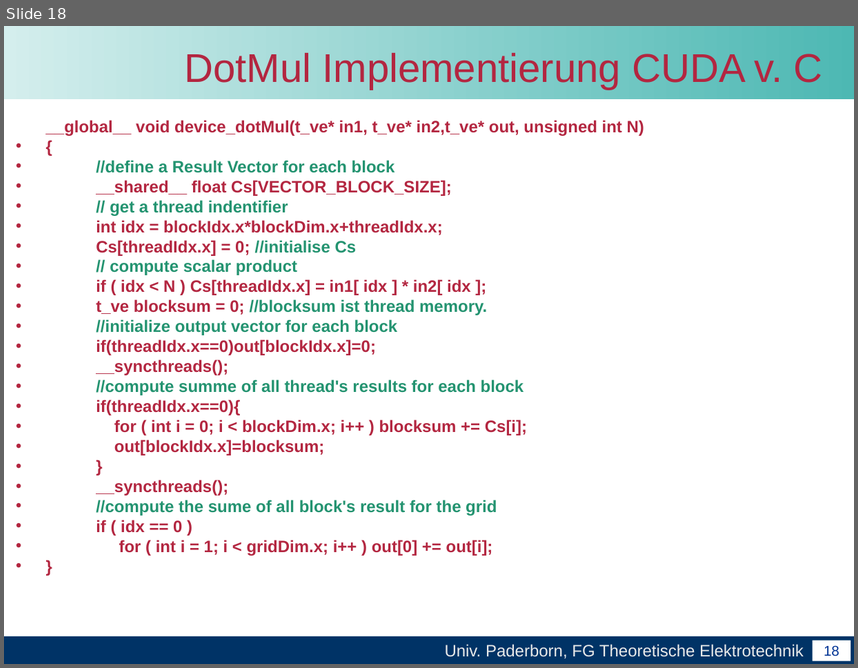
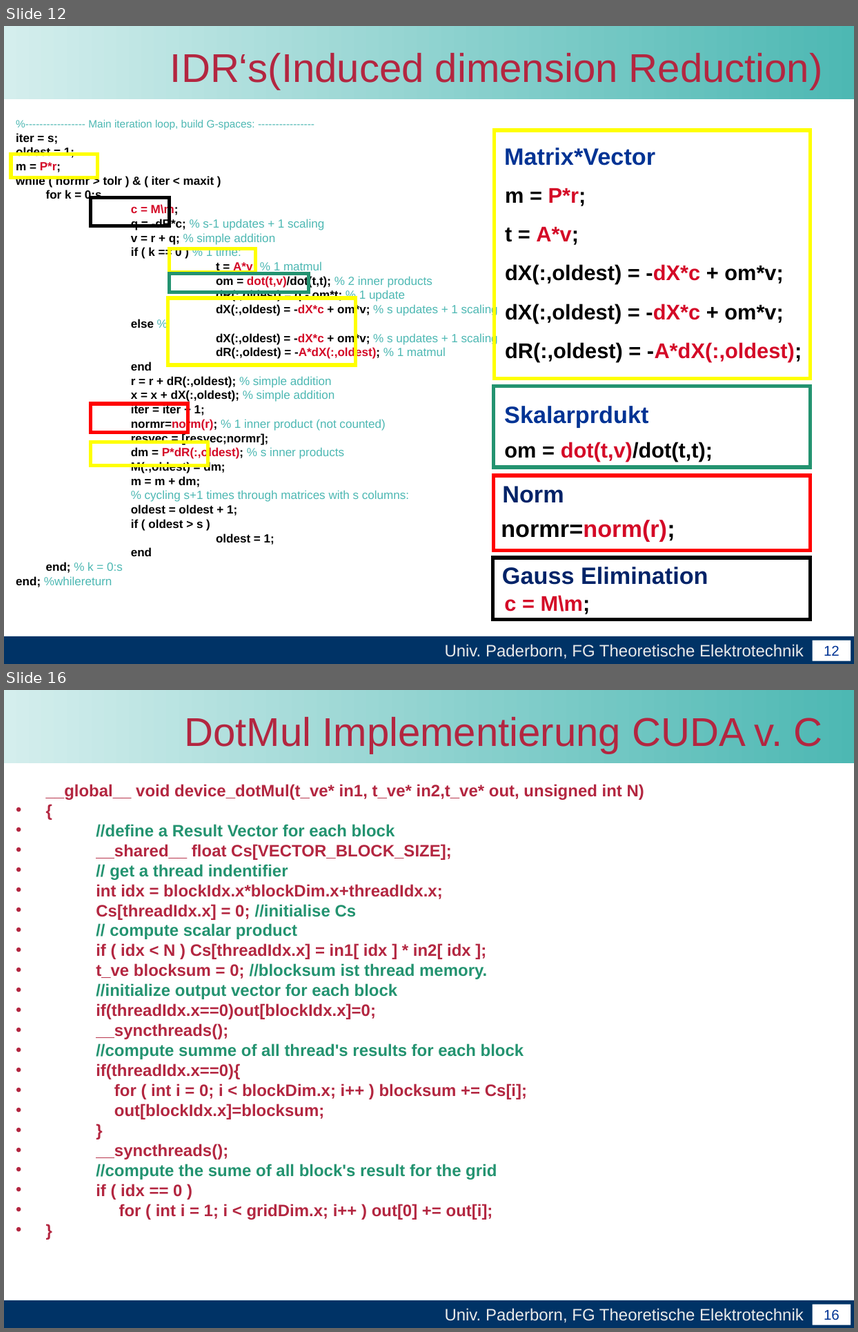
Before and after one commit to unconditional/projektarbeitcuda, a slide deck: Vortrag/Zwischenvortrag der Projektarbeit CUDA.ppt. Shown one above the other, each under a label of ours: slide 18 before the commit, slides 12 and 16 after it; the slides between them are not shown. The pictures are 858x668 and 858x1332 pixels, drawn with LibreOffice and Linux fonts; fonts in the diff are those of the drawing; background and template pictures are left out. Boxes give left, top, right and bottom in pixels: in the first picture for what was removed or moved away, otherwise in the second. Text is boxed around its words. In the diff, an @@ line names an element or a change of style, - is before the commit and + after.

```diff
--- a/Vortrag/Zwischenvortrag der Projektarbeit CUDA.ppt
+++ b/Vortrag/Zwischenvortrag der Projektarbeit CUDA.ppt
@@ slide 12 added at (x1=4, y1=26, x2=854, y2=664), background #FFFFFF; not listed: 4 template elements that a slide beside it also shows @@
@@ title added at (x1=170, y1=53, x2=823, y2=89), 34 pt, text #B32640 @@
+IDR‘s(Induced dimension Reduction)
@@ text added at (x1=16, y1=120, x2=498, y2=587), 10 pt, text #000000, bold @@
+%----------------- Main iteration loop, build G-spaces: ----------------
+iter = s;
+oldest = 1;
+m = P*r;
+while ( normr > tolr ) & ( iter < maxit )
+for k = 0:s
+c = M\m;
+q = -dR*c; % s-1 updates + 1 scaling
+v = r + q; % simple addition
+if ( k == 0 ) % 1 time:
+t = A*v; % 1 matmul
+om = dot(t,v)/dot(t,t); % 2 inner products
+dR(:,oldest) = q - om*t; % 1 update
+dX(:,oldest) = -dX*c + om*v; % s updates + 1 scaling
+else %
+dX(:,oldest) = -dX*c + om*v; % s updates + 1 scaling
+dR(:,oldest) = -A*dX(:,oldest); % 1 matmul
+end
+r = r + dR(:,oldest); % simple addition
+x = x + dX(:,oldest); % simple addition
+iter = iter + 1;
+normr=norm(r); % 1 inner product (not counted)
+resvec = [resvec;normr];
+dm = P*dR(:,oldest); % s inner products
+M(:,oldest) = dm;
+m = m + dm;
+% cycling s+1 times through matrices with s columns:
+oldest = oldest + 1;
+if ( oldest > s )
+oldest = 1;
+end
+end; % k = 0:s
+end; %whilereturn
@@ rectangle added at (x1=495, y1=131, x2=811, y2=379), outline #FFFF00 3 pt @@
@@ text added at (x1=504, y1=147, x2=655, y2=165), 20 pt, text #003394, bold @@
+Matrix*Vector
@@ rectangle added at (x1=11, y1=154, x2=98, y2=177), outline #FFFF00 3 pt @@
@@ text added at (x1=505, y1=187, x2=802, y2=361), 18 pt, text #000000, bold @@
+m = P*r;
+t = A*v;
+dX(:,oldest) = -dX*c + om*v;
+dX(:,oldest) = -dX*c + om*v;
+dR(:,oldest) = -A*dX(:,oldest);
@@ rectangle added at (x1=91, y1=198, x2=169, y2=227), outline #000000 3 pt @@
@@ rectangle added at (x1=169, y1=249, x2=256, y2=272), outline #FFFF00 3 pt @@
@@ rectangle added at (x1=169, y1=274, x2=308, y2=292), outline #239370 3 pt @@
@@ rectangle added at (x1=168, y1=298, x2=356, y2=365), outline #FFFF00 3 pt @@
@@ rectangle added at (x1=494, y1=385, x2=811, y2=466), outline #239370 3 pt @@
@@ rectangle added at (x1=91, y1=403, x2=188, y2=432), outline #FF0000 3 pt @@
@@ text added at (x1=504, y1=405, x2=648, y2=427), 20 pt, text #003394, bold @@
+Skalarprdukt
@@ rectangle added at (x1=91, y1=441, x2=208, y2=466), outline #FFFF00 3 pt @@
@@ text added at (x1=504, y1=441, x2=713, y2=461), 18 pt, text #000000, bold @@
+om = dot(t,v)/dot(t,t);
@@ rectangle added at (x1=494, y1=474, x2=811, y2=550), outline #FF0000 3 pt @@
@@ text added at (x1=502, y1=486, x2=564, y2=503), 20 pt, text #002368, bold @@
+Norm
@@ text added at (x1=501, y1=519, x2=675, y2=541), 20 pt, text #000000, bold @@
+normr=norm(r);
@@ rectangle added at (x1=493, y1=557, x2=811, y2=619), outline #000000 3 pt @@
@@ text added at (x1=502, y1=566, x2=708, y2=584), 20 pt, text #002368, bold @@
+Gauss Elimination
@@ text added at (x1=504, y1=595, x2=590, y2=614), 18 pt, text #D40A27, bold @@
+c = M\m;
@@ what was slide 18 is now slide 16 @@
@@ page number at (x1=824, y1=1309, x2=840, y2=1320): text changed @@
-18
+16
```
Also in this commit, not shown: 7 slides changed, 19 other slides added, 11 slides removed, 1 other file.
